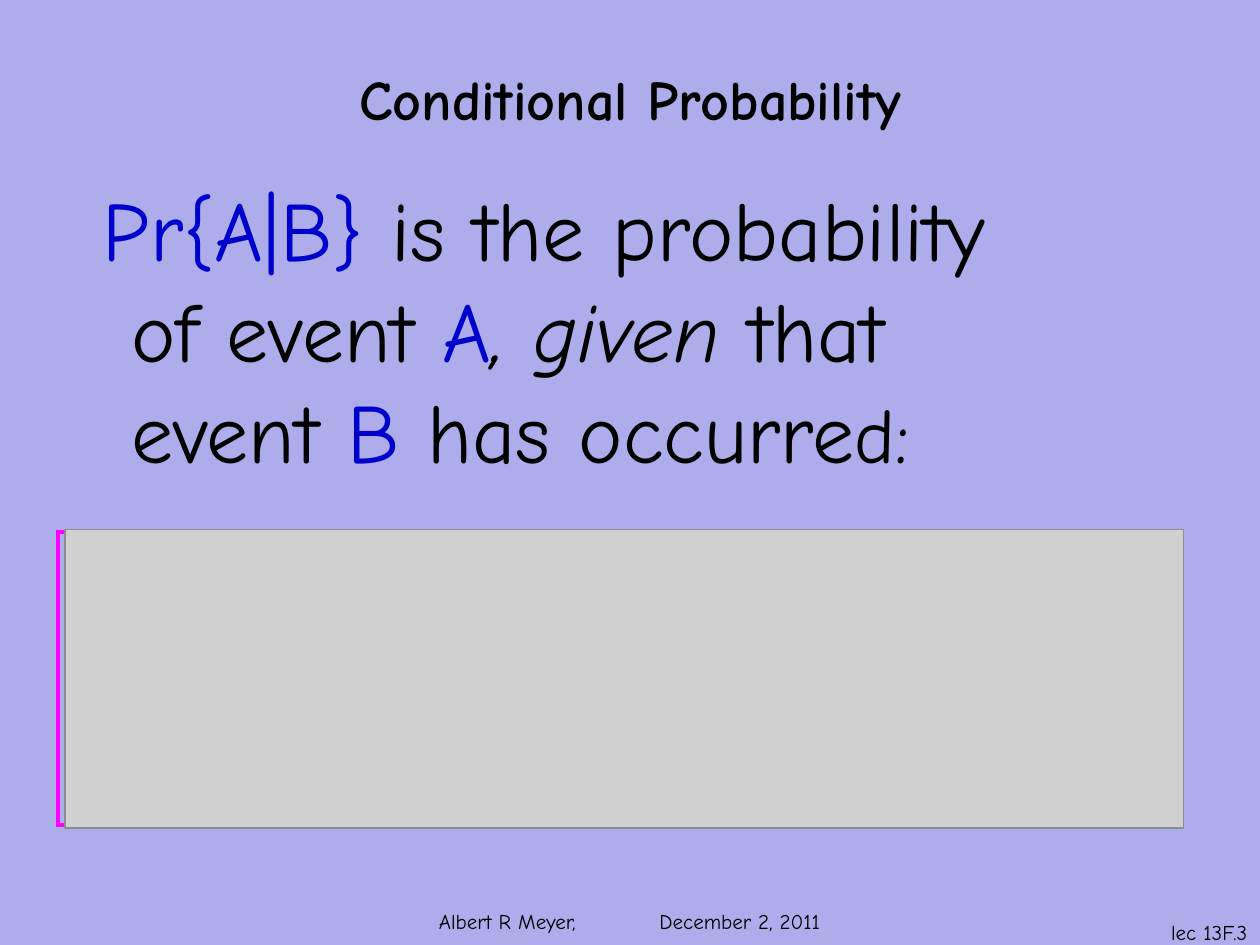
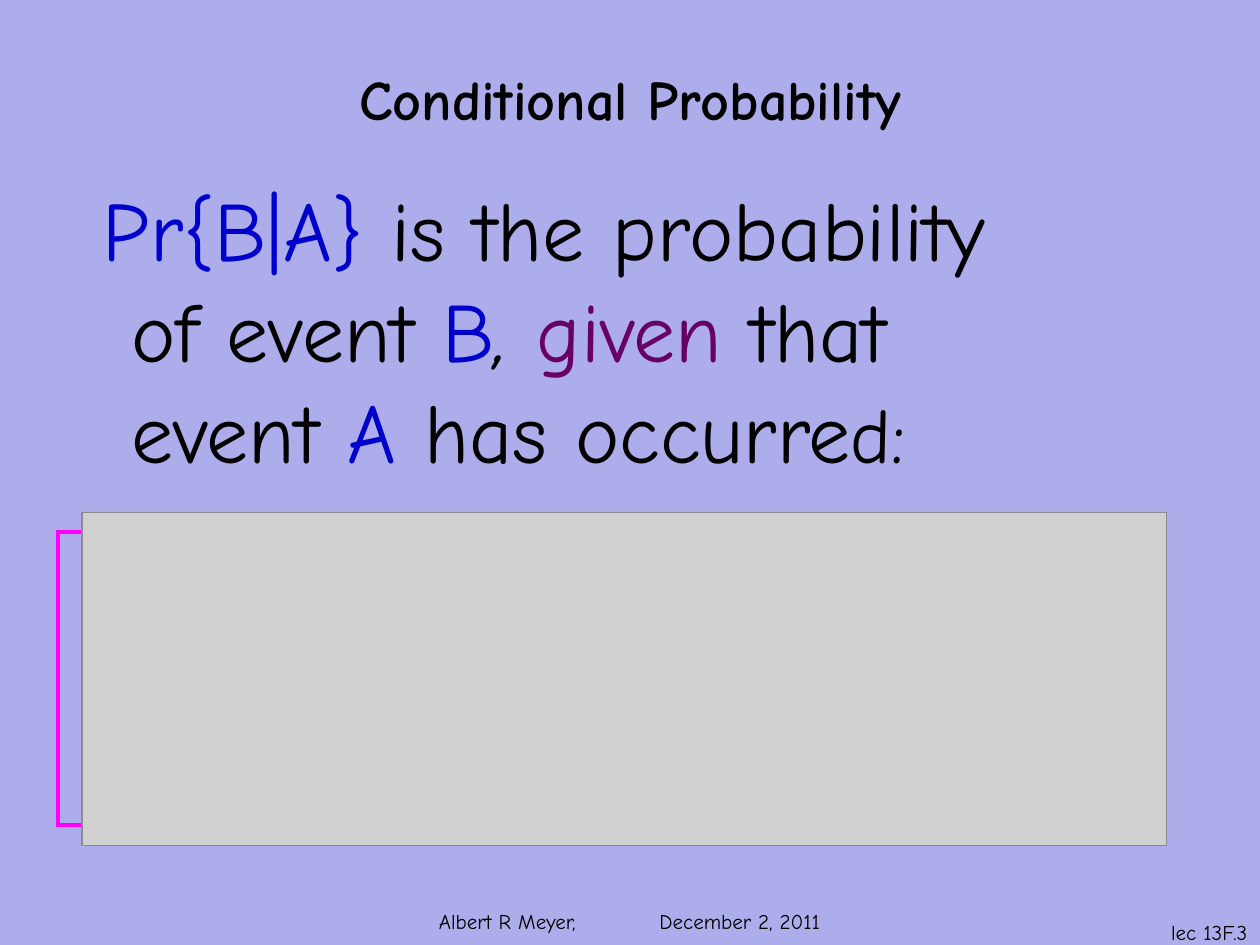
Before and after one commit to armeyer/mcs_web, a slide deck: slide 3 of fall11/slidesF11/slides13f.pptx. Drawn at 1260x945 pixels with LibreOffice and Linux fonts; fonts in the diff are those of the drawing; grey boxes stand for pictures; background and template pictures are left out. Boxes give left, top, right and bottom in pixels: in the first picture for what was removed or moved away, otherwise in the second. Text is boxed around its words. In the diff, an @@ line names an element or a change of style, - is before the commit and + after.

Commit message:
slides13f

```diff
--- a/fall11/slidesF11/slides13f.pptx
+++ b/fall11/slidesF11/slides13f.pptx
@@ text at [103,191,985,464]: text changed @@
-Pr{A|B} is the probability
-of event A, given that
-event B has occurred:
+Pr{B|A} is the probability
+of event B, given that
+event A has occurred:
@@ picture: place and size @@
-picture at [66,529,1184,828]
+picture at [82,513,1167,845]
```
Also in this commit, not shown: 5 other slides changed, 2 slides added.
